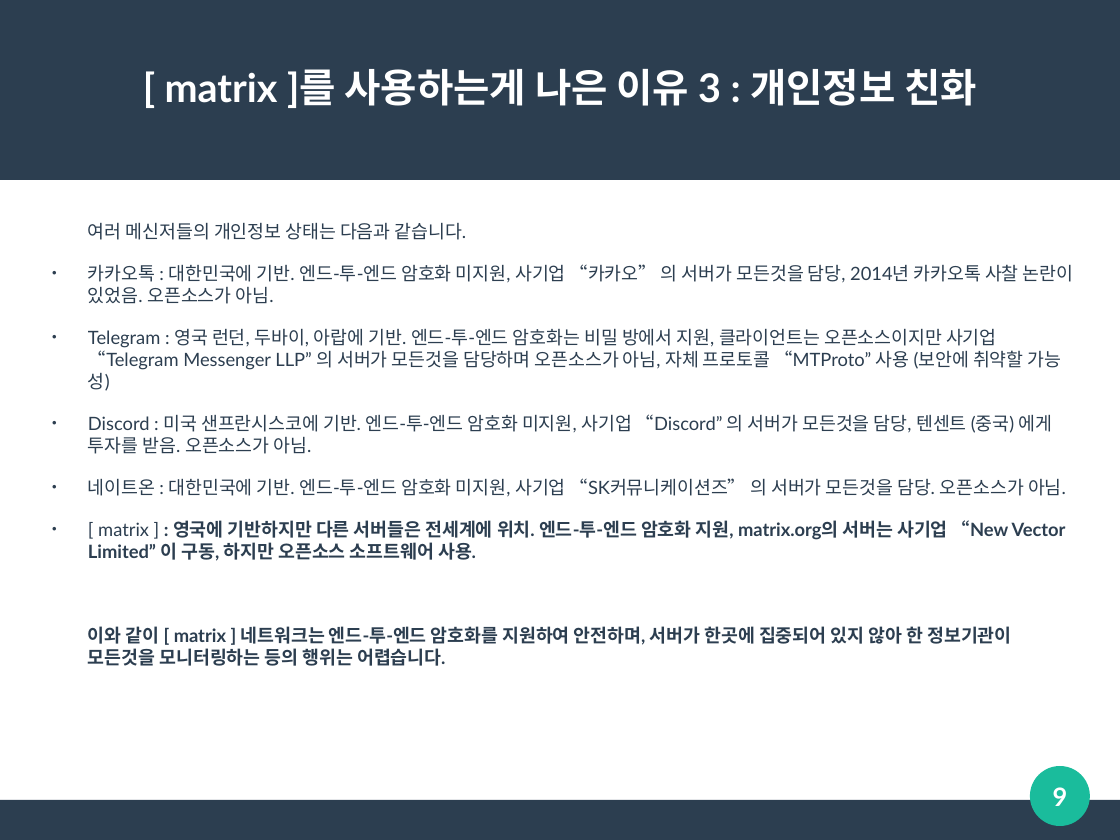
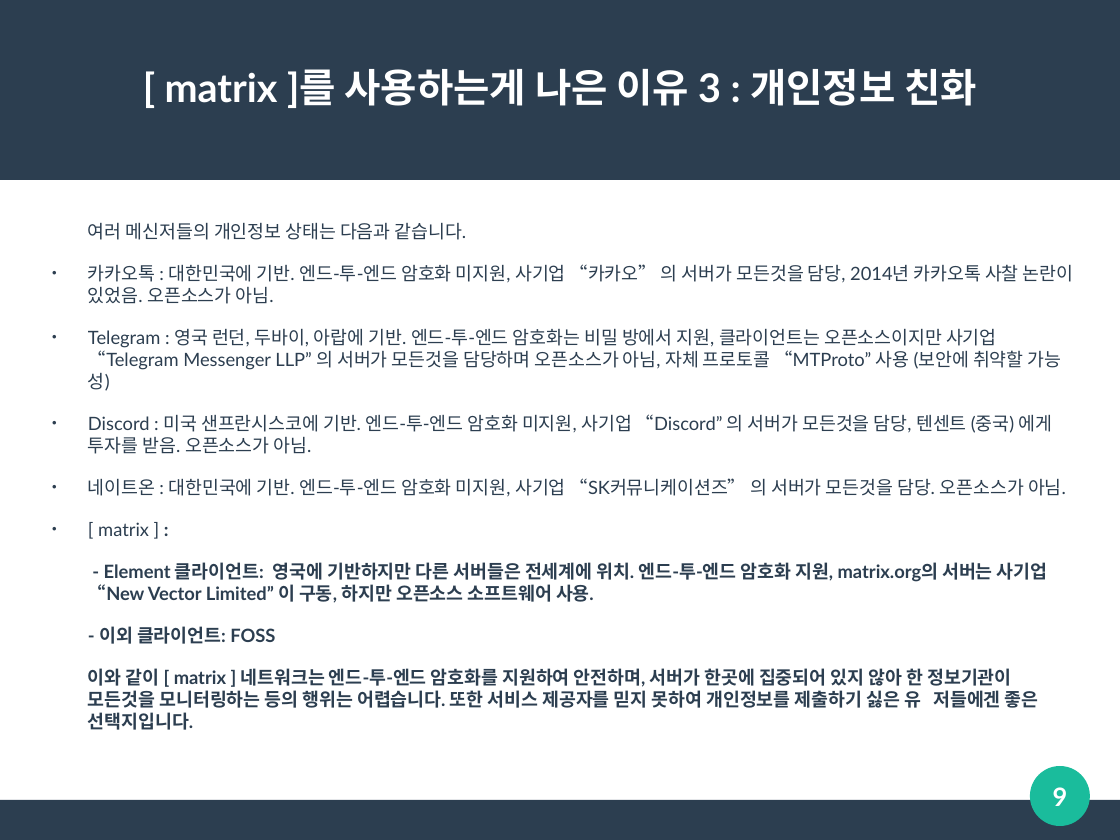
Before and after one commit to ahisky/ahisky.github.io, a slide deck: slide 9 of docs/whymatrix.odp. Drawn at 1120x840 pixels with LibreOffice and Linux fonts; fonts in the diff are those of the drawing. Boxes give left, top, right and bottom in pixels: in the first picture for what was removed or moved away, otherwise in the second. Text is boxed around its words. In the diff, an @@ line names an element or a change of style, - is before the commit and + after.

Commit message:
Update
-Edit MKINDEX and add log function
-Edit WhyMatrix.odp to edit wrong information

```diff
--- a/docs/whymatrix.odp
+++ b/docs/whymatrix.odp
@@ text at [88, 522, 1048, 730]: text changed @@
-● [ matrix ] : 영국에 기반하지만 다른 서버들은 전세계에 위치. 엔드-투-엔드 암호화 지원, matrix.org의 서버는 사기업 “New Vector Limited” 이 구동, 하지만 오픈소스 소프트웨어 사용.
-이와 같이 [ matrix ] 네트워크는 엔드-투-엔드 암호화를 지원하여 안전하며, 서버가 한곳에 집중되어 있지 않아 한 정보기관이 모든것을 모니터링하는 등의 행위는 어렵습니다.
+● [ matrix ] :
+- Element 클라이언트: 영국에 기반하지만 다른 서버들은 전세계에 위치. 엔드-투-엔드 암호화 지원, matrix.org의 서버는 사기업 “New Vector Limited” 이 구동, 하지만 오픈소스 소프트웨어 사용.
+- 이외 클라이언트: FOSS
+이와 같이 [ matrix ] 네트워크는 엔드-투-엔드 암호화를 지원하여 안전하며, 서버가 한곳에 집중되어 있지 않아 한 정보기관이 모든것을 모니터링하는 등의 행위는 어렵습니다. 또한 서비스 제공자를 믿지 못하여 개인정보를 제출하기 싫은 유 저들에겐 좋은 선택지입니다.
```
Also in this commit, not shown: 1 slide removed, 3 other files.
